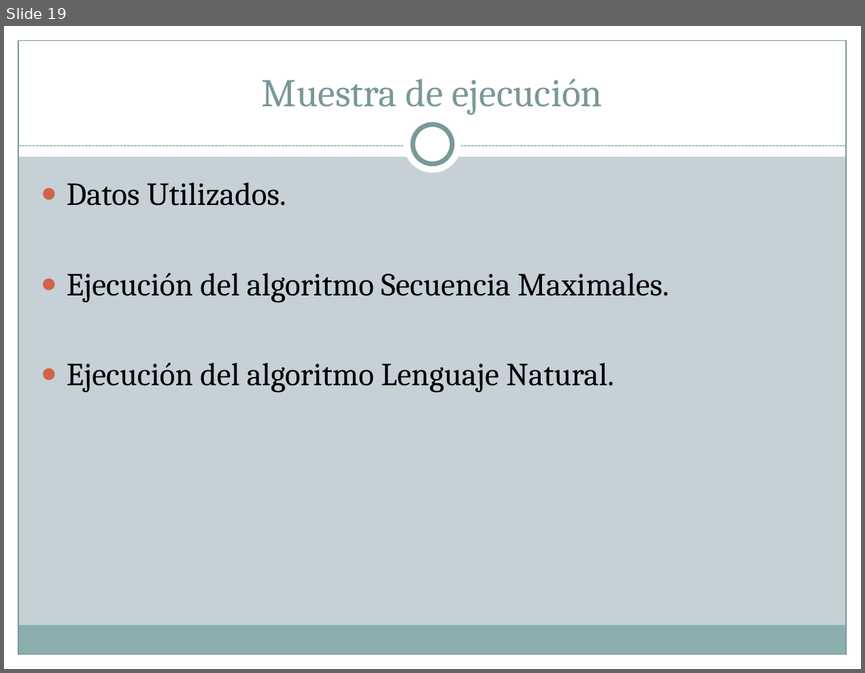
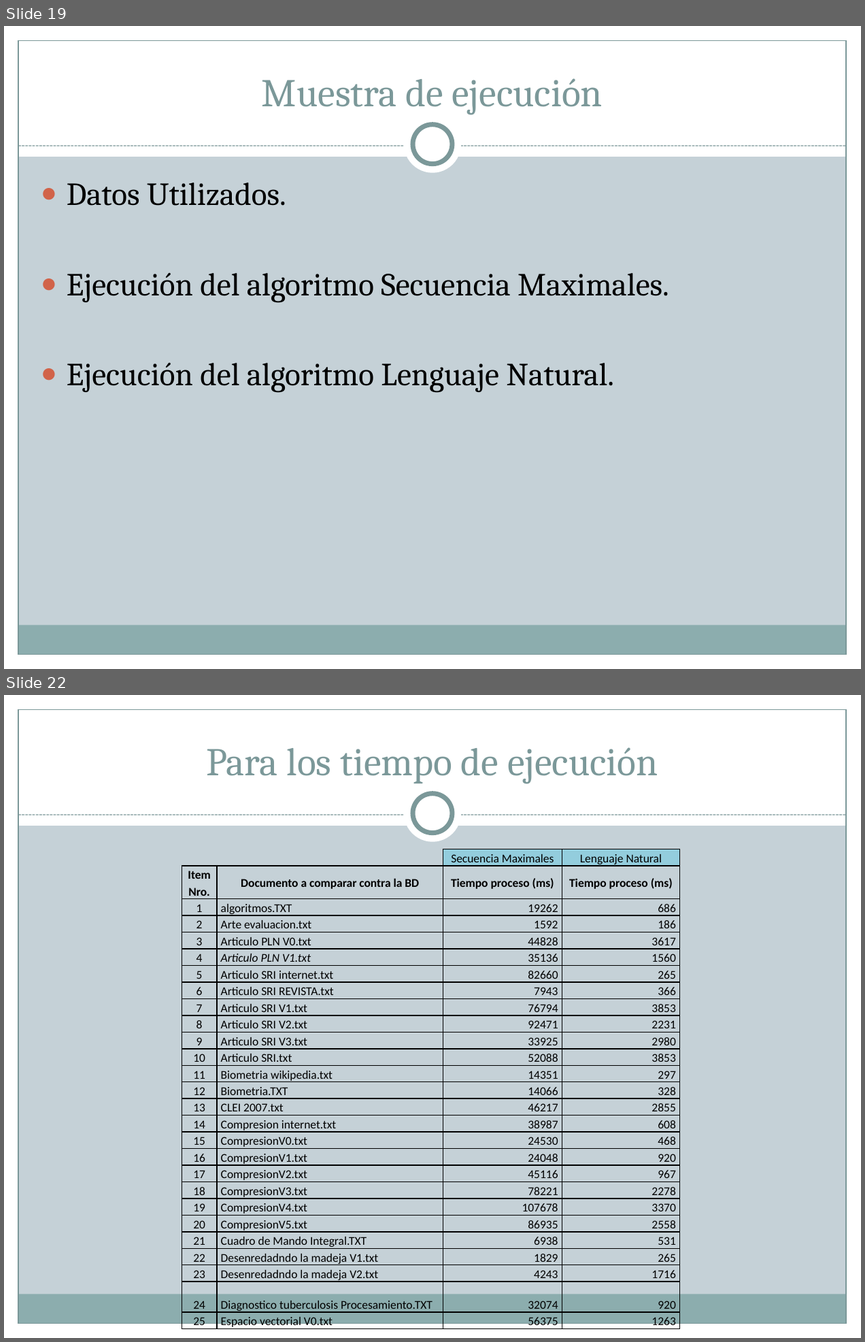
Before and after one commit to diegohttp/plagiarius, a slide deck: Lab6/Diapos HIPOTESIS.pptx. Shown one above the other, each under a label of ours: slide 19 before the commit, slides 19 and 22 after it; the slides between them are not shown. The pictures are 865x673 and 865x1342 pixels, drawn with LibreOffice and Linux fonts; fonts in the diff are those of the drawing. Boxes give left, top, right and bottom in pixels: in the first picture for what was removed or moved away, otherwise in the second. Text is boxed around its words. In the diff, an @@ line names an element or a change of style, - is before the commit and + after.

```diff
--- a/Lab6/Diapos HIPOTESIS.pptx
+++ b/Lab6/Diapos HIPOTESIS.pptx
@@ slide 22 added at (4, 695, 861, 1338), background #C5D1D7; not listed: 9 template elements that a slide beside it also shows @@
@@ title added at (206, 747, 658, 784), 33 pt, text #7C999A @@
+Para los tiempo de ejecución
@@ table added at (181, 849, 680, 1331), 27 rows, 4 columns @@
+ |  | Secuencia Maximales | Lenguaje Natural
+Item Nro. | Documento a comparar contra la BD | Tiempo proceso (ms) | Tiempo proceso (ms)
+1 | algoritmos.TXT | 19262 | 686
+2 | Arte evaluacion.txt | 1592 | 186
+3 | Articulo PLN V0.txt | 44828 | 3617
+4 | Articulo PLN V1.txt | 35136 | 1560
+5 | Articulo SRI internet.txt | 82660 | 265
+6 | Articulo SRI REVISTA.txt | 7943 | 366
+7 | Articulo SRI V1.txt | 76794 | 3853
+8 | Articulo SRI V2.txt | 92471 | 2231
+9 | Articulo SRI V3.txt | 33925 | 2980
+10 | Articulo SRI.txt | 52088 | 3853
+11 | Biometria wikipedia.txt | 14351 | 297
+12 | Biometria.TXT | 14066 | 328
+13 | CLEI 2007.txt | 46217 | 2855
+14 | Compresion internet.txt | 38987 | 608
+15 | CompresionV0.txt | 24530 | 468
+16 | CompresionV1.txt | 24048 | 920
+17 | CompresionV2.txt | 45116 | 967
+18 | CompresionV3.txt | 78221 | 2278
+19 | CompresionV4.txt | 107678 | 3370
+20 | CompresionV5.txt | 86935 | 2558
+21 | Cuadro de Mando Integral.TXT | 6938 | 531
+22 | Desenredadndo la madeja V1.txt | 1829 | 265
+23 | Desenredadndo la madeja V2.txt | 4243 | 1716
+24 | Diagnostico tuberculosis Procesamiento.TXT | 32074 | 920
+25 | Espacio vectorial V0.txt | 56375 | 1263
```
Also in this commit, not shown: 4 slides changed, 6 other slides added.
